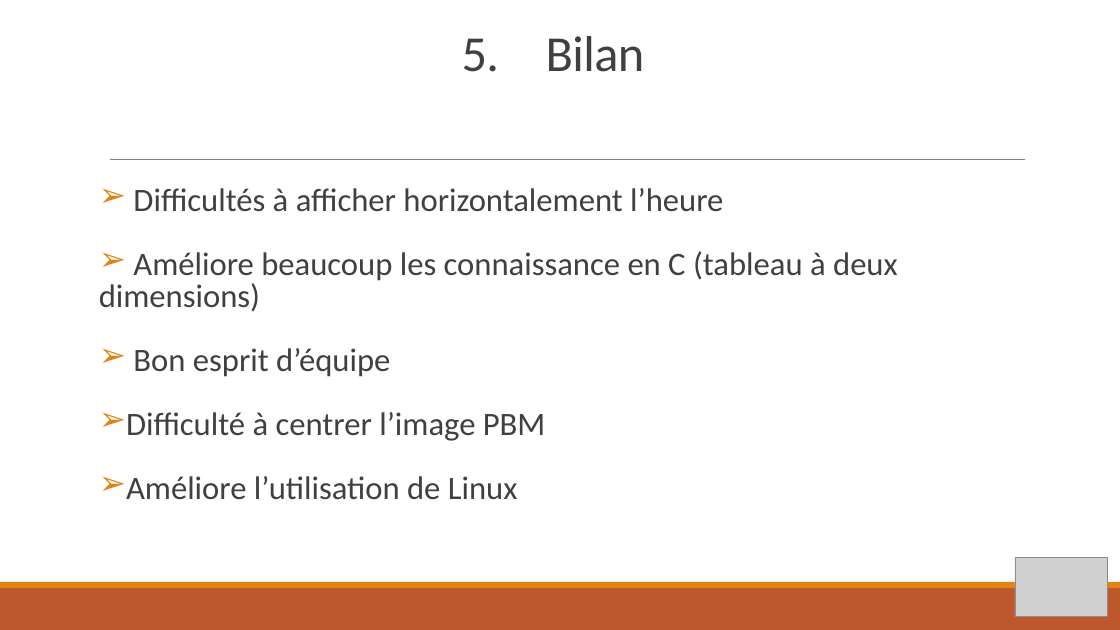
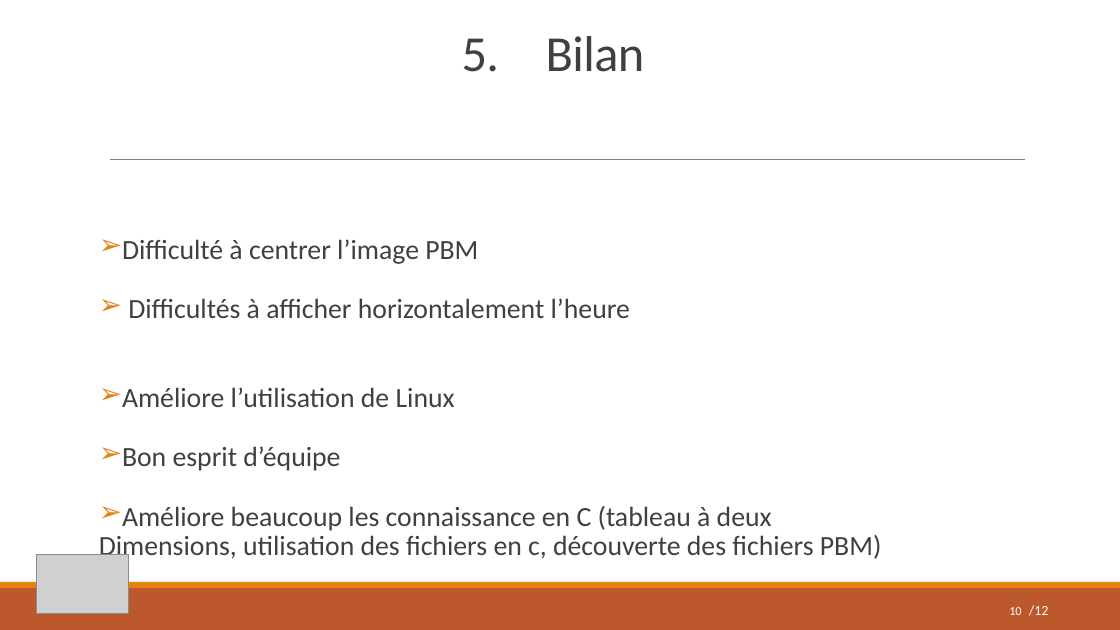
Before and after one commit to pierredumangin/Projet-eXiaSaver, a slide deck: slide 10 of PPT eXiaSaver.pptx (slide 9 before the commit). Drawn at 1120x630 pixels with LibreOffice and Linux fonts; fonts in the diff are those of the drawing; grey boxes stand for pictures. Boxes give left, top, right and bottom in pixels: in the first picture for what was removed or moved away, otherwise in the second. Text is boxed around its words. In the diff, an @@ line names an element or a change of style, - is before the commit and + after.

```diff
--- a/PPT eXiaSaver.pptx
+++ b/PPT eXiaSaver.pptx
@@ text at (x1=122, y1=239, x2=478, y2=264): paragraph added @@
+➢ Difficulté à centrer l’image PBM
@@ text at (x1=122, y1=298, x2=772, y2=531): size 28 to 23.8 pt in "Difficultés à afficher horizontalement l’heure", "Améliore beaucoup les connaissance en C (tableau ..." @@
@@ text at (x1=122, y1=387, x2=455, y2=471): paragraphs added @@
+➢ Améliore l’utilisation de Linux
+➢ Bon esprit d’équipe
@@ text at (x1=99, y1=535, x2=882, y2=563): text changed; size 28 to 23.8 pt @@
-dimensions)
-➢ Bon esprit d’équipe
-➢ Difficulté à centrer l’image PBM
-➢ Améliore l’utilisation de Linux
+Dimensions, utilisation des fichiers en c, découverte des fichiers PBM)
@@ picture moved from (x1=1015, y1=557, x2=1107, y2=617) to (x1=36, y1=555, x2=129, y2=614) @@
@@ page number added at (x1=1009, y1=607, x2=1021, y2=615), 10.5 pt, text #FFFFFF @@
+10
@@ text added at (x1=1029, y1=605, x2=1049, y2=616), 12 pt, text #FFFFFF @@
+/12
```
Also in this commit, not shown: 7 other slides changed, 4 slides added, 1 slide removed.
